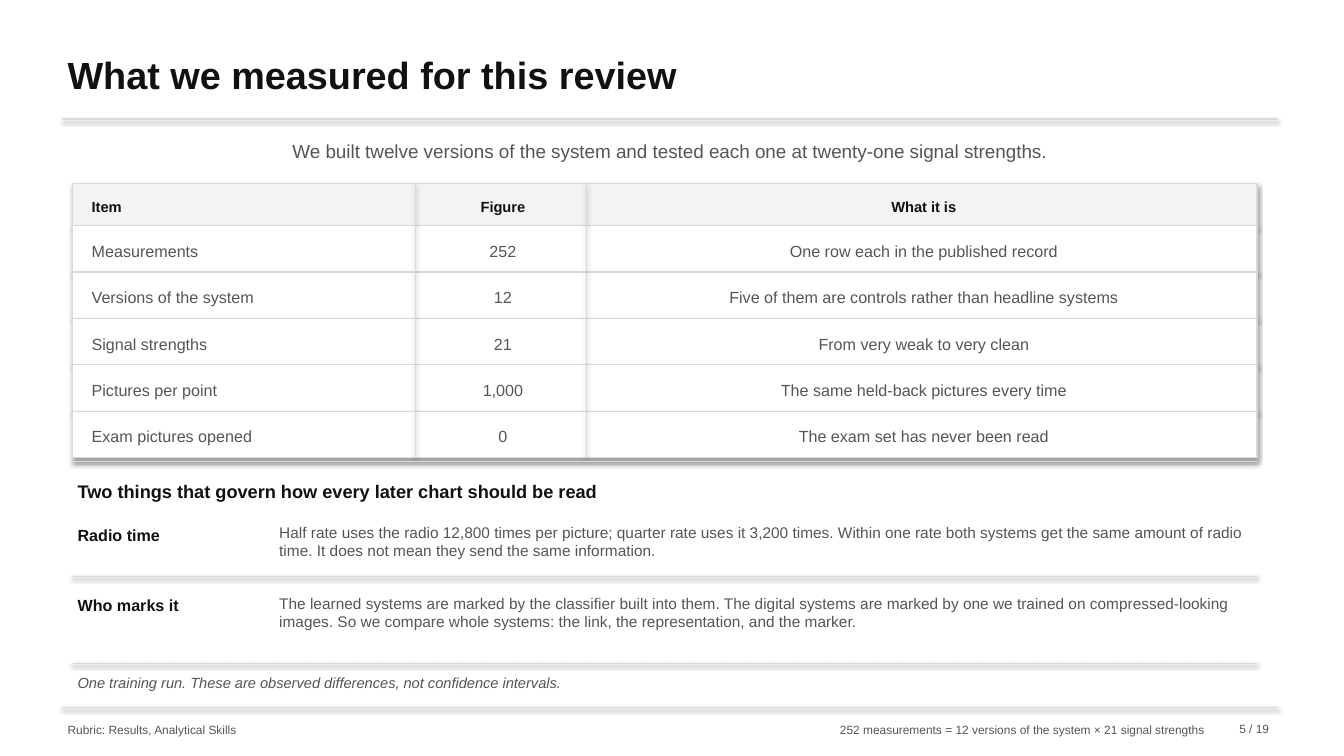
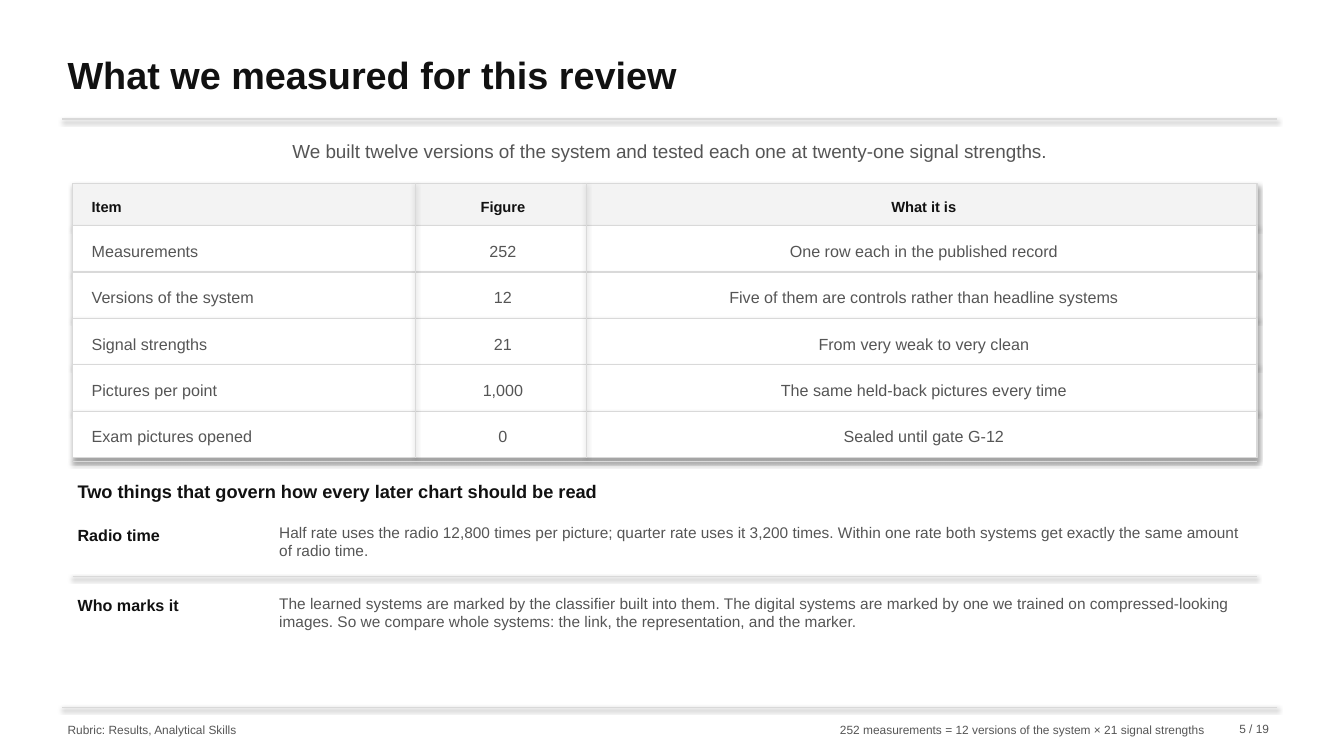
Before and after one commit to nxck2005/capstone, a slide deck: slide 5 of deliverables/review-2/semantic-communication-second-review.pptx. Drawn at 1344x756 pixels with LibreOffice and Linux fonts; fonts in the diff are those of the drawing. Boxes give left, top, right and bottom in pixels: in the first picture for what was removed or moved away, otherwise in the second. Text is boxed around its words. In the diff, an @@ line names an element or a change of style, - is before the commit and + after.

```diff
--- a/deliverables/review-2/semantic-communication-second-review.pptx
+++ b/deliverables/review-2/semantic-communication-second-review.pptx
@@ text at (x1=844, y1=430, x2=1004, y2=446): text changed @@
-The exam set has never been read
+Sealed until gate G-12
@@ text at (x1=279, y1=527, x2=1238, y2=556): text changed @@
-Half rate uses the radio 12,800 times per picture; quarter rate uses it 3,200 times. Within one rate both systems get the same amount of radio time. It does not mean they send the same information.
+Half rate uses the radio 12,800 times per picture; quarter rate uses it 3,200 times. Within one rate both systems get exactly the same amount of radio time.
@@ line removed from (73, 663) to (1257, 663) @@
@@ text removed at (x1=78, y1=677, x2=561, y2=691) @@
-One training run. These are observed differences, not confidence intervals.
```
Also in this commit, not shown: 18 other slides changed, 25 other files.
